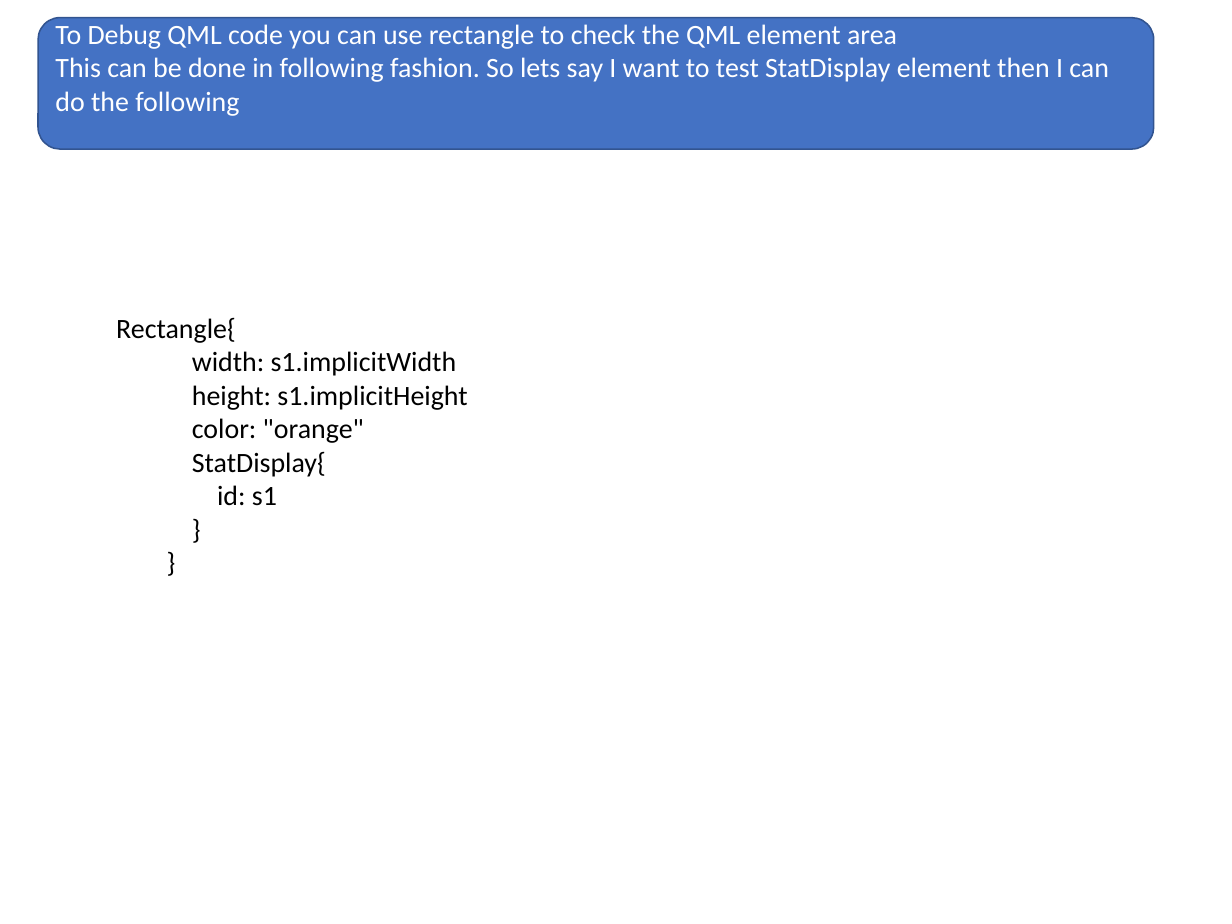
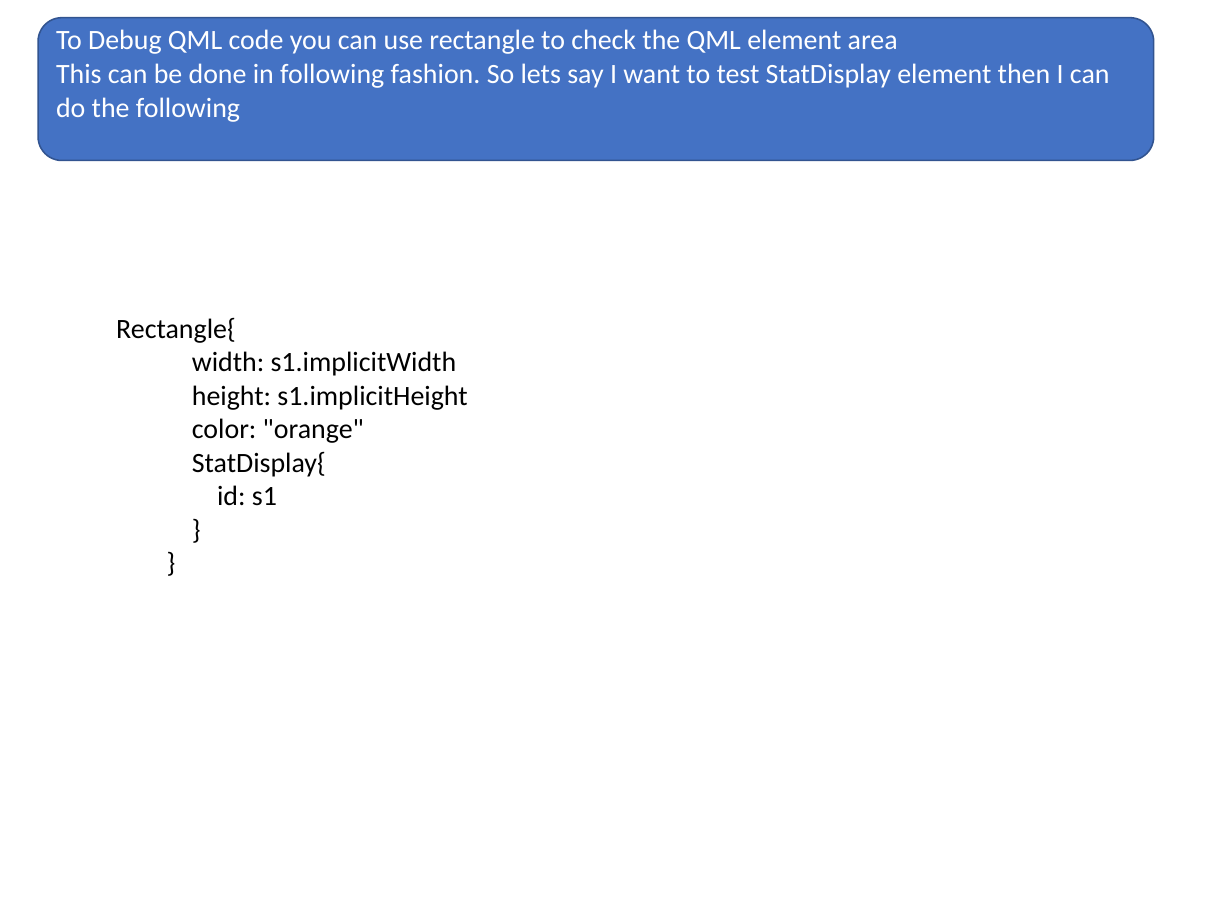
Before and after one commit to girishlande/QMLProjects, a slide deck: slide 4 of learnings.pptx. Drawn at 1232x924 pixels with LibreOffice and Linux fonts; fonts in the diff are those of the drawing; background and template pictures are left out. Boxes give left, top, right and bottom in pixels: in the first picture for what was removed or moved away, otherwise in the second. Text is boxed around its words. In the diff, an @@ line names an element or a change of style, - is before the commit and + after.

```diff
--- a/learnings.pptx
+++ b/learnings.pptx
@@ rounded rectangle "To Debug QML code you ...": place and size @@
-rounded rectangle "To Debug QML code you ..." at box(38, 18, 1154, 150)
+rounded rectangle "To Debug QML code you ..." at box(38, 18, 1154, 161)
```
Also in this commit, not shown: 1 other slide changed, 5 slides added, 5 slides removed, 7 other files.
